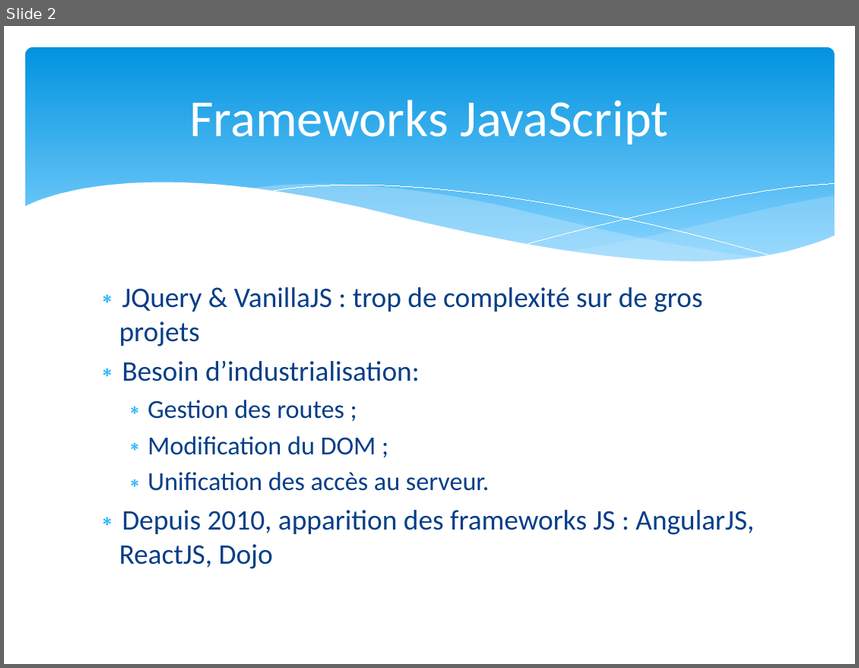
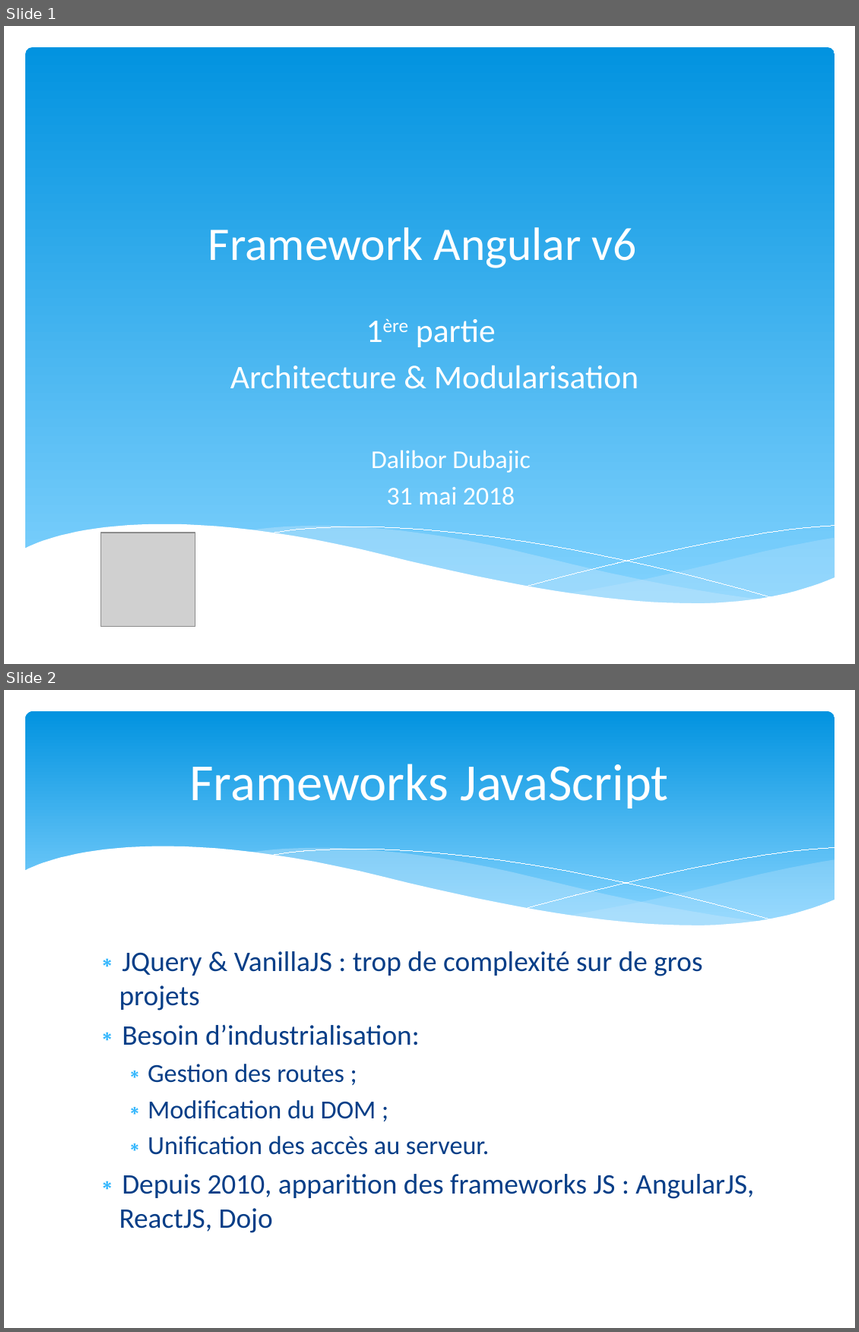
Before and after one commit to dalabord/ng-formation, a slide deck: formation_Angular.pptx. Shown one above the other, each under a label of ours: slide 2 before the commit, slides 1 and 2 after it. The pictures are 859x668 and 859x1332 pixels, drawn with LibreOffice and Linux fonts; fonts in the diff are those of the drawing; grey boxes stand for pictures. Boxes give left, top, right and bottom in pixels: in the first picture for what was removed or moved away, otherwise in the second. Text is boxed around its words. In the diff, an @@ line names an element or a change of style, - is before the commit and + after.

```diff
--- a/formation_Angular.pptx
+++ b/formation_Angular.pptx
@@ slide 1 added at box(4, 26, 855, 664), background #FFFFFF @@
@@ rounded rectangle added at box(25, 47, 835, 609), fill gradient #0293E0 to #83D3FE @@
@@ title added at box(208, 227, 637, 268), 39.6 pt, text #FFFFFF @@
+Framework Angular v6
@@ subtitle added at box(230, 319, 639, 389), 28 pt, text #FFFFFF @@
+1ère partie
+Architecture & Modularisation
@@ text added at box(371, 450, 530, 505), 21.7 pt, text #FFFFFF @@
+Dalibor Dubajic
+31 mai 2018
@@ group added at box(24, 525, 835, 649): 5 freeform shapes @@
@@ picture added at box(101, 532, 195, 626) @@
```
Also in this commit, not shown: 5 slides changed, 1 slide removed, 48 other files.
